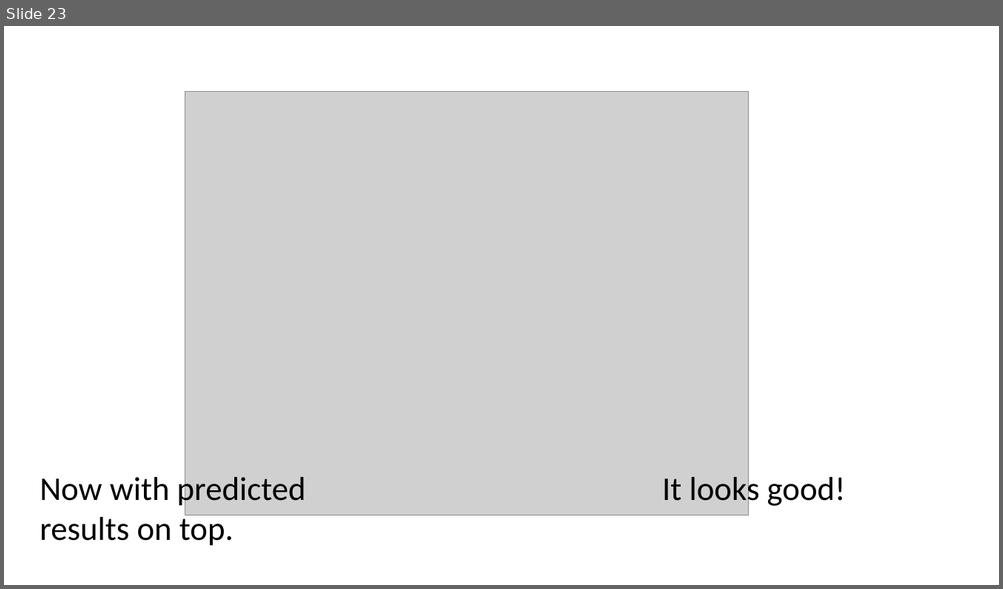
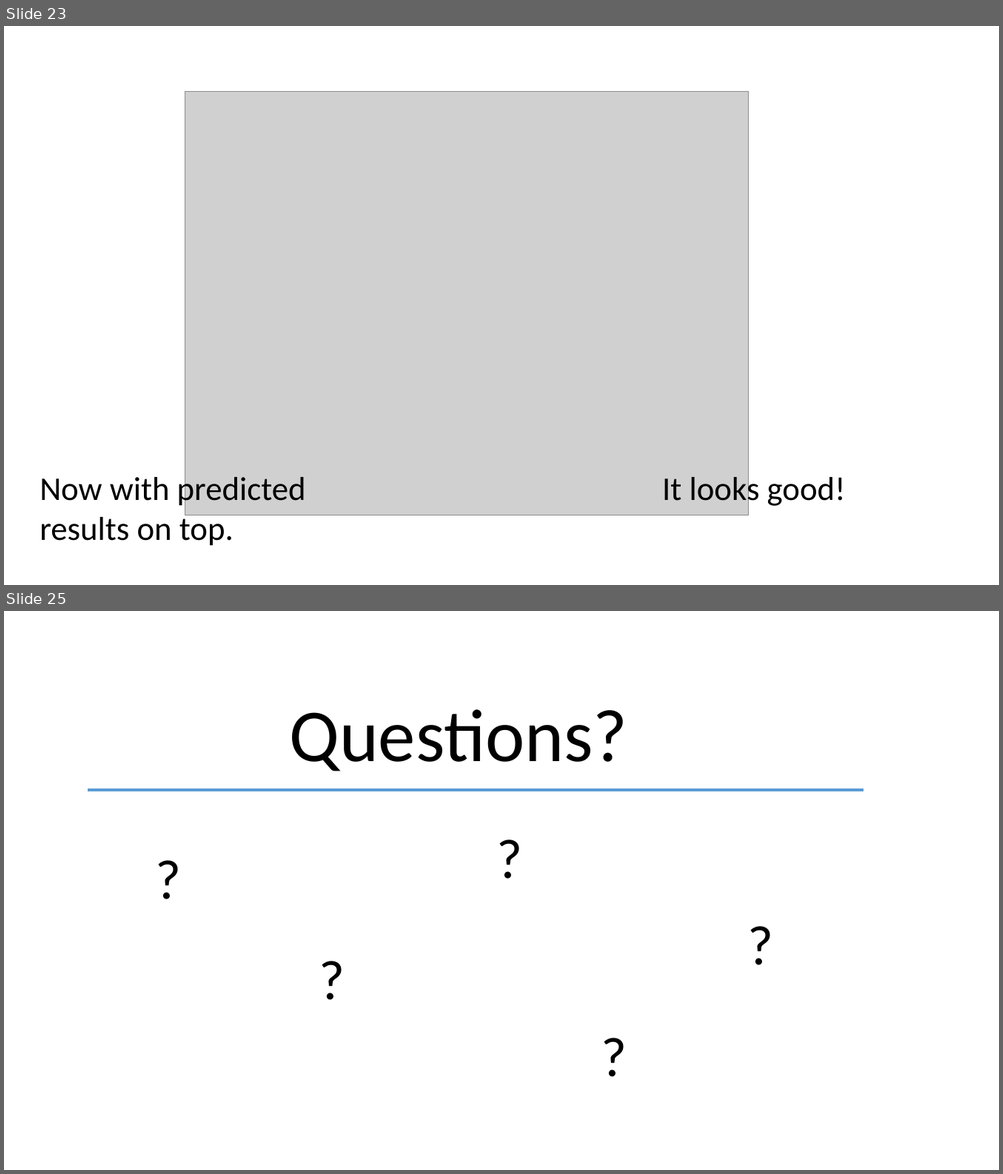
Before and after one commit to craiglawrie/TimeAtTemperature, a slide deck: images/Time-At-Temperature-Presentation.pptx. Shown one above the other, each under a label of ours: slide 23 before the commit, slides 23 and 25 after it; the slides between them are not shown. The pictures are 1003x589 and 1003x1174 pixels, drawn with LibreOffice and Linux fonts; fonts in the diff are those of the drawing; grey boxes stand for pictures. Boxes give left, top, right and bottom in pixels: in the first picture for what was removed or moved away, otherwise in the second. Text is boxed around its words. In the diff, an @@ line names an element or a change of style, - is before the commit and + after.

```diff
--- a/images/Time-At-Temperature-Presentation.pptx
+++ b/images/Time-At-Temperature-Presentation.pptx
@@ slide 25 added at [4,611,999,1170], background #FFFFFF @@
@@ text added at [289,709,627,772], 72 pt, text #000000 @@
+Questions?
@@ line added from (88, 790) to (864, 790), #5B9BD5 3 pt @@
@@ text added at [489,819,600,894], 54 pt, text #000000 @@
+?
@@ text added at [149,840,259,914], 54 pt, text #000000 @@
+?
@@ text added at [740,905,851,980], 54 pt, text #000000 @@
+?
@@ text added at [311,941,422,1016], 54 pt, text #000000 @@
+?
@@ text added at [594,1017,704,1093], 54 pt, text #000000 @@
+?
```
Also in this commit, not shown: 1 other slide added, 1 other file.
